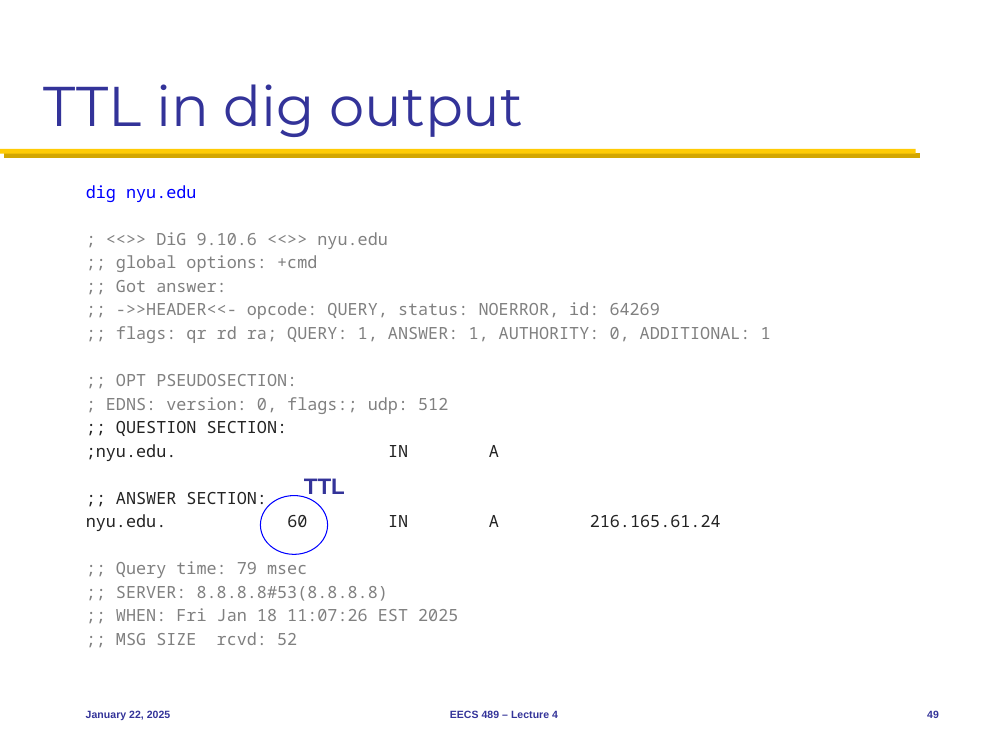
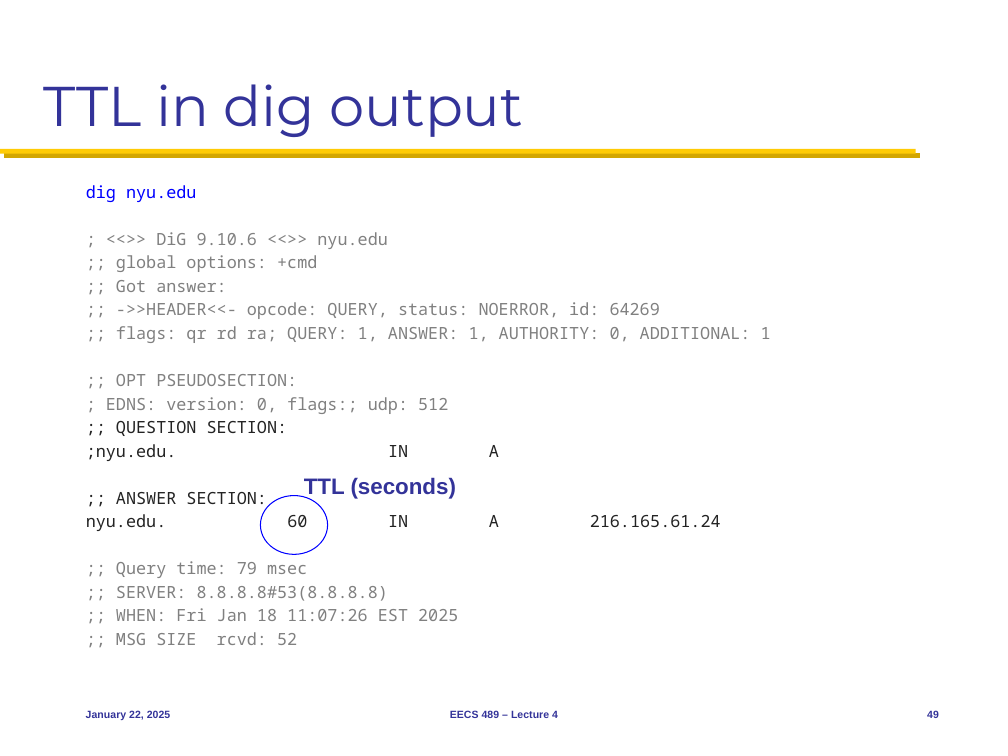
Before and after one commit to mosharaf/eecs489, a slide deck: slide 49 of Slides/012225.pptx. Drawn at 1008x756 pixels with LibreOffice and Linux fonts; fonts in the diff are those of the drawing. Boxes give left, top, right and bottom in pixels: in the first picture for what was removed or moved away, otherwise in the second. Text is boxed around its words. In the diff, an @@ line names an element or a change of style, - is before the commit and + after.

```diff
--- a/Slides/012225.pptx
+++ b/Slides/012225.pptx
@@ text at (304, 477, 456, 499): text changed @@
-TTL
+TTL (seconds)
```
Also in this commit, not shown: 1 other slide changed, 1 other file.
